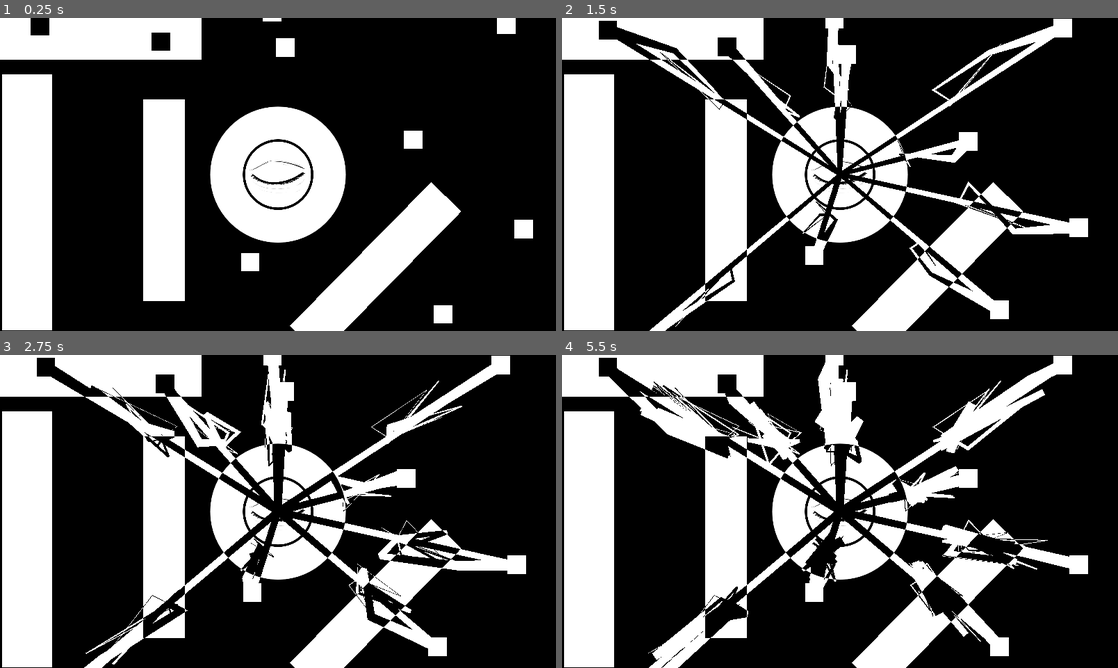
Above: before the commit, frames 1-4 (two rows, left to right).
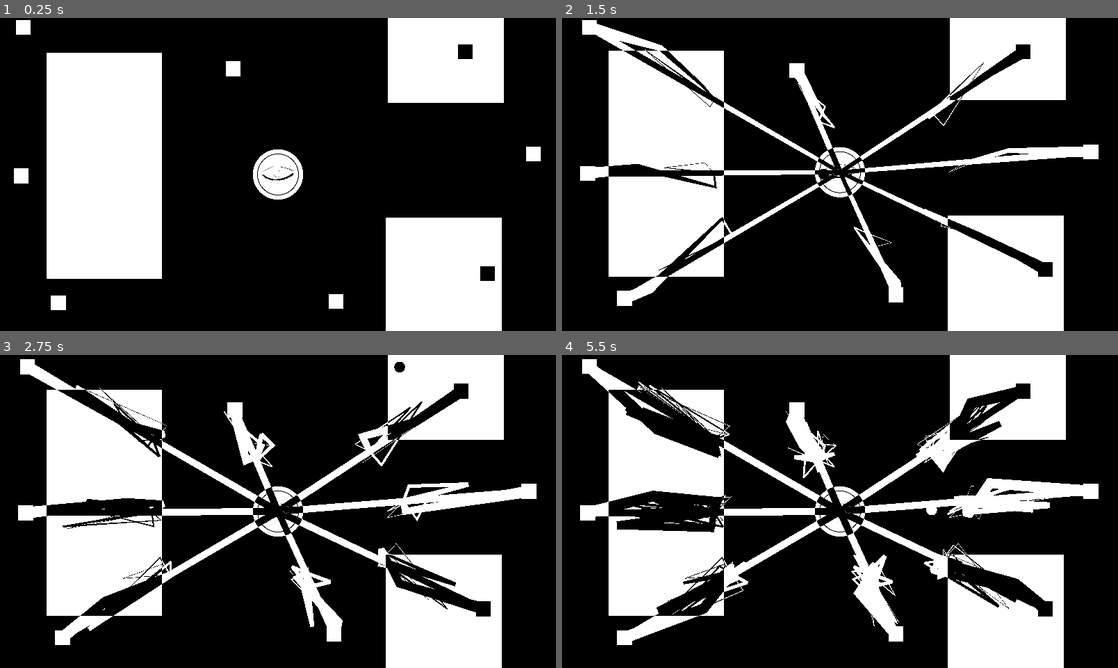
Above: after the commit, the same moments.

Repository: EakyRtk/Hypnopompic-Observer
Game: Godot game, scene res://game_manager.tscn
The game is run twice, just before and just after one commit, with the same random seed, the same clock (stepped at 60 frames per second) and the same inputs. Before the commit the project starts from res://test/test.tscn.
Inputs (mouse positions are in pixels of both pictures, inside the frame that each line leads up to):
- Up to frame 1 (0.25 s): no input
- Up to frame 2 (1.5 s): tap Enter (ui_accept) at 0.5, 1.35 s; move the mouse to (962, 158) at 0.52 s; hold Enter (ui_accept) 0.53-1.28 s; click (962, 158) at 0.67 s; move the mouse to (728, 190) at 1.27 s; click (728, 190) at 1.42 s
- Up to frame 3 (2.75 s): tap Enter (ui_accept) at 1.52, 1.82 s; move the mouse to (333, 442) at 2.02 s; hold Enter (ui_accept) from 2.03 s (still down); click (333, 442) at 2.17 s
- Up to frame 4 (5.5 s): move the mouse to (812, 574) at 2.77 s; release Enter (ui_accept) at 2.78 s; tap Enter (ui_accept) at 2.85, 3.02, 3.32, 4.35, 4.52, 4.82 s; click (812, 574) at 2.92 s; move the mouse to (1006, 558) at 3.52 s; hold Enter (ui_accept) 3.53-4.28 s; click (1006, 558) at 3.67 s; move the mouse to (673, 464) at 4.27 s; click (673, 464) at 4.42 s; move the mouse to (867, 511) at 5.02 s; hold Enter (ui_accept) from 5.03 s (still down); click (867, 511) at 5.17 s

The runs differ from the first frame. In frame 1, 48% of the frame differs, in the area x 0-98%, y 0-100%; in frame 2, 47%; in frame 3, 49%; in frame 4, 49%, in the area x 0-97%, y 0-100%.

Commit message:
Bullet, Camera Shake, Main Scene

Diff:
--- a/Observer in Hypnopompia/Enemies/First Section Enemies/enemy.gd
+++ b/Observer in Hypnopompia/Enemies/First Section Enemies/enemy.gd
@@ -4,15 +4,15 @@
 
 static var max_evasion := 2
 
+const S_BULLET = preload("res://Enemies/Invert Bullet/color_inverted_bullet.tscn")
+
 @onready var enemy_sprite = $EnemySprite
 @onready var sequence_cooldown = $SequenceCooldown
+@onready var evasion_cooldown = $EvasionCooldown
 @onready var breakline = $breakline
 
-
-@onready var s_bullet = preload("res://Enemies/Invert Bullet/color_inverted_bullet.tscn")
-
 @export var bullet_size := 3
-@export var speed := 90
+@export var speed := 60
 @export var rmove_range := 120
 
 #INFO: If black enemy summons under invert area it will result an invisible enemy.
@@ -23,6 +23,9 @@
 var can_move := true
 var no_sequence := false
 
+var random_move_tween
+var break_happened := false
+
 func _ready():
 
 	if color_type == 1:
@@ -32,6 +35,8 @@
 	_do_sequence()
 
 func _process(delta):
+	if break_happened:
+		breakline.set_point_position(0, center - global_position)
 	_move(delta)
 
 #TODO: enemies will follow same sequence and fire a timer signal to redo it again
@@ -41,34 +46,38 @@
 
 	can_move = false
 	_random_move()
-	#TODO:shoot
 	_shoot()
 	await get_tree().create_timer(randf_range(2, 2.8)).timeout
 	can_move = true
 	await get_tree().create_timer(randf_range(2, 2.8)).timeout
-	#TODO:shoot
 	can_move = false
 	sequence_cooldown.start()
 
 func _move(delta):
-	if not can_move:
+	if not can_move or no_sequence:
 		return
 	position += position.direction_to(center) * delta * speed
 
 func _random_move():
-	var random_move_tween = create_tween()
+	if no_sequence or not can_move:
+		return
+	random_move_tween = create_tween()
 	random_move_tween.tween_property(self, "position",
 	 position + Vector2(randi_range(-rmove_range, rmove_range), randi_range(-rmove_range, rmove_range)), randf_range(0.9, 2.1)).set_trans(Tween.TRANS_QUAD).set_ease(Tween.EASE_IN_OUT)
 
 func _shoot():
 	for i in range(3):
-		var bullet = s_bullet.instantiate()
+		var bullet = S_BULLET.instantiate()
 		bullet.top_level = true
 		bullet.position = position
 		add_child(bullet)
-		await get_tree().create_timer(randf_range(0.2, 0.6)).timeout
+		await get_tree().create_timer(randf_range(1, 1.7)).timeout
+
+
 
 func do_break_effect():
+	if random_move_tween != null:
+		random_move_tween.kill()
 	can_move = false
 	no_sequence = true
 	breakline.add_point(Vector2.ZERO)
@@ -83,12 +92,22 @@
 
 
 func evade():
-	#TODO: implement
-
-	pass
+	if no_sequence:
+		return
+	#print("evade")
+	random_move_tween = create_tween()
+	random_move_tween.tween_property(self, "position",
+	 position + Vector2(randi_range(-rmove_range*1.2, rmove_range*1.2), randi_range(-rmove_range*1.2, rmove_range*1.2)), randf_range(0.5, 1.0)).set_trans(Tween.TRANS_QUAD).set_ease(Tween.EASE_IN_OUT)
+	evasion_cooldown.start()
 
 func hurt():
 	#TODO: add stuff before enemy dies
 	enemy_sprite.hide()
+
 	queue_free()
 	#print("enemy hurt")
+
+
+func _evasion_cooldown():
+	if evasion + 1 < max_evasion:
+		evasion += 1
--- a/Observer in Hypnopompia/Enemies/First Section Enemies/enemy.tscn
+++ b/Observer in Hypnopompia/Enemies/First Section Enemies/enemy.tscn
@@ -1,21 +1,25 @@
-[gd_scene load_steps=6 format=3 uid="uid://c30k3tgjk8k65"]
+[gd_scene load_steps=7 format=3 uid="uid://c30k3tgjk8k65"]
 
 [ext_resource type="Script" path="res://Systems/Hit-Hurt Box/HurtBox.gd" id="1_4ijcw"]
 [ext_resource type="Script" path="res://Enemies/First Section Enemies/enemy.gd" id="1_88fdb"]
 [ext_resource type="Texture2D" uid="uid://dc3i0dgjb4fs4" path="res://Enemies/white_box.png" id="2_13wuu"]
 
 [sub_resource type="RectangleShape2D" id="RectangleShape2D_cokcj"]
-size = Vector2(70, 70)
+size = Vector2(54, 54)
 
 [sub_resource type="Curve" id="Curve_wfn3f"]
 _data = [Vector2(0, 1), 0.0, -13.3104, 0, 0, Vector2(0.484211, 0.549451), -2.81414, -2.81414, 0, 0, Vector2(0.826316, 0.340659), 0.0, 0.0, 0, 0, Vector2(1, 0.153846), -13.0495, 0.0, 0, 0]
 point_count = 4
 
+[sub_resource type="CircleShape2D" id="CircleShape2D_p8tbc"]
+radius = 151.083
+
 [node name="Enemy" type="Node2D" groups=["enemy"]]
 script = ExtResource("1_88fdb")
+bullet_size = 2
 
 [node name="EnemySprite" type="Sprite2D" parent="."]
-scale = Vector2(0.25, 0.25)
+scale = Vector2(0.2, 0.2)
 texture = ExtResource("2_13wuu")
 metadata/_edit_lock_ = true
 
@@ -28,6 +32,7 @@
 debug_color = Color(0.886275, 0.290196, 0.411765, 0.419608)
 
 [node name="EvasionCooldown" type="Timer" parent="."]
+wait_time = 3.0
 one_shot = true
 
 [node name="SequenceCooldown" type="Timer" parent="."]
@@ -38,4 +43,13 @@
 width = 40.0
 width_curve = SubResource("Curve_wfn3f")
 
+[node name="EvasionBox" type="Area2D" parent="."]
+script = ExtResource("1_4ijcw")
+detect_type = 1
+
+[node name="CollisionShape2D" type="CollisionShape2D" parent="EvasionBox"]
+shape = SubResource("CircleShape2D_p8tbc")
+debug_color = Color(0, 0.639216, 0.372549, 0.419608)
+
+[connection signal="timeout" from="EvasionCooldown" to="." method="_evasion_cooldown"]
 [connection signal="timeout" from="SequenceCooldown" to="." method="_do_sequence"]
--- a/Observer in Hypnopompia/Enemies/Invert Bullet/color_inverted_bullet.tscn
+++ b/Observer in Hypnopompia/Enemies/Invert Bullet/color_inverted_bullet.tscn
@@ -11,7 +11,7 @@
 [sub_resource type="CircleShape2D" id="CircleShape2D_ej64g"]
 radius = 13.0
 
-[node name="ColorInvertedBullet" type="Node2D"]
+[node name="ColorInvertedBullet" type="Node2D" groups=["bullet"]]
 script = ExtResource("1_54ai0")
 
 [node name="BulletSprite" type="Sprite2D" parent="."]
--- /dev/null
+++ b/Observer in Hypnopompia/Player/PlayerBullet/player_bullet.gd
@@ -0,0 +1,11 @@
+extends Node2D
+
+var SPEED := 800
+const ACC := 20
+
+var direction : Vector2
+
+func _process(delta):
+	if direction != null:
+		SPEED += ACC
+		position += direction * SPEED * delta
--- /dev/null
+++ b/Observer in Hypnopompia/Player/PlayerBullet/player_bullet.tscn
@@ -0,0 +1,22 @@
+[gd_scene load_steps=5 format=3 uid="uid://h3i12e63gul"]
+
+[ext_resource type="Texture2D" uid="uid://iusgnv16gbp0" path="res://Enemies/white_circle.png" id="1_ol2wb"]
+[ext_resource type="Script" path="res://Player/PlayerBullet/player_bullet.gd" id="1_vg4ak"]
+[ext_resource type="Script" path="res://Systems/Hit-Hurt Box/HitBox.gd" id="2_y8fo7"]
+
+[sub_resource type="CircleShape2D" id="CircleShape2D_he74h"]
+radius = 19.105
+
+[node name="PlayerBullet" type="Node2D"]
+script = ExtResource("1_vg4ak")
+
+[node name="BulletSprite" type="Sprite2D" parent="."]
+scale = Vector2(0.15, 0.15)
+texture = ExtResource("1_ol2wb")
+
+[node name="HitBox" type="Area2D" parent="."]
+script = ExtResource("2_y8fo7")
+type = 1
+
+[node name="CollisionShape2D" type="CollisionShape2D" parent="HitBox"]
+shape = SubResource("CircleShape2D_he74h")
--- /dev/null
+++ b/Observer in Hypnopompia/Player/eyebump.gd
@@ -0,0 +1,23 @@
+extends CharacterBody2D
+
+
+const SPEED = 300.0
+const JUMP_VELOCITY = -400.0
+
+# Get the gravity from the project settings to be synced with RigidBody nodes.
+var gravity = ProjectSettings.get_setting("physics/2d/default_gravity")
+
+
+func _physics_process(delta):
+
+
+	# Get the input direction and handle the movement/deceleration.
+	# As good practice, you should replace UI actions with custom gameplay actions.
+	var direction = global_position.direction_to(get_global_mouse_position())
+	#if direction:
+		#velocity.x = direction * SPEED
+	#else:
+		#velocity.x = move_toward(velocity.x, 0, SPEED)
+	#if global_position.distance_to(get_global_mouse_position()) > 0:
+	velocity = direction * 200
+	move_and_slide()
--- a/Observer in Hypnopompia/Player/player.gd
+++ b/Observer in Hypnopompia/Player/player.gd
@@ -1,7 +1,40 @@
 extends Node2D
 
+signal shake_camera
 
-func _unhandled_input(event):
+const PLAYER_BULLET = preload("res://Player/PlayerBullet/player_bullet.tscn")
+
+enum sequence_at {first, second, final}
+@export var player_sequence : sequence_at = sequence_at.first
+@export var camera : Camera2D
+
+func _ready():
+	shake_camera.connect(camera.apply_shake)
+
+func _input(event):
+	#TODO: change it happen only after the second stage
 	if event.is_action_pressed("ui_accept"):
+		emit_signal("shake_camera")
 		for enemy in get_tree().get_nodes_in_group("enemy"):
 			enemy.do_break_effect()
+	if event is InputEventMouseButton:
+		if event.button_index == MOUSE_BUTTON_LEFT:
+			if event.pressed:
+				var n_bullet = PLAYER_BULLET.instantiate()
+				n_bullet.top_level = true
+				n_bullet.global_position = global_position
+				n_bullet.direction = global_position.direction_to(get_global_mouse_position())
+				add_child(n_bullet)
+#will only work in second part
+func _movement():
+	if not player_sequence == sequence_at.second:
+		return
+
+
+	#TODO: add 4 way movement code
+	pass
+
+func hurt():
+	print("player hurt")
+	#TODO: implement whats gonna happen in s_1 and s_2
+	pass
--- /dev/null
+++ b/Observer in Hypnopompia/Player/player.tscn
@@ -0,0 +1,74 @@
+[gd_scene load_steps=11 format=3 uid="uid://7jmsa1bknulo"]
+
+[ext_resource type="Script" path="res://Player/player.gd" id="1_cswf0"]
+[ext_resource type="Texture2D" uid="uid://ccay83kb64imt" path="res://Player/eye_b.png" id="1_pysw4"]
+[ext_resource type="Texture2D" uid="uid://cjhrwj0nenl4" path="res://Player/white_player_circle.png" id="2_rabm3"]
+[ext_resource type="Texture2D" uid="uid://dwrpct484l1bj" path="res://Player/eye_bump.png" id="4_0j7uv"]
+[ext_resource type="Script" path="res://Systems/Hit-Hurt Box/HurtBox.gd" id="4_3fu4w"]
+[ext_resource type="Script" path="res://Player/eyebump.gd" id="4_o3t1x"]
+[ext_resource type="Script" path="res://Systems/Hit-Hurt Box/HitBox.gd" id="5_p6nb0"]
+
+[sub_resource type="CircleShape2D" id="CircleShape2D_nss4w"]
+radius = 12.6491
+
+[sub_resource type="CircleShape2D" id="CircleShape2D_h46ub"]
+radius = 71.0634
+
+[sub_resource type="CircleShape2D" id="CircleShape2D_glf8m"]
+radius = 65.521
+
+[node name="Player" type="Node2D"]
+script = ExtResource("1_cswf0")
+
+[node name="FirstSequence" type="Node2D" parent="."]
+
+[node name="EyeB" type="Sprite2D" parent="FirstSequence"]
+scale = Vector2(0.3, 0.3)
+texture = ExtResource("1_pysw4")
+
+[node name="eyewall" type="StaticBody2D" parent="FirstSequence"]
+
+[node name="CollisionPolygon2D" type="CollisionPolygon2D" parent="FirstSequence/eyewall"]
+position = Vector2(-2, -7)
+scale = Vector2(0.68, 0.68)
+build_mode = 1
+polygon = PackedVector2Array(-85, 1, -67, 24, -22, 42, 27, 36, 65, 22, 91, 6, 89, -8, 33, -27, -14, -33, -14, -28, 42, -20, 80.8824, -7.35294, 79.4118, 0, 77.9412, 2.94118, 58.8236, 16.1765, 26.4706, 29.4118, -17.6471, 33.8235, -41.1765, 27.9412, -60.2942, 19.1177, -81, 2, -14, -28, -15, -33)
+
+[node name="SecondSequence" type="Node2D" parent="."]
+visible = false
+
+[node name="General" type="Node2D" parent="."]
+
+[node name="eye" type="CharacterBody2D" parent="General"]
+position = Vector2(-4, -5)
+motion_mode = 1
+script = ExtResource("4_o3t1x")
+
+[node name="CollisionShape2D" type="CollisionShape2D" parent="General/eye"]
+shape = SubResource("CircleShape2D_nss4w")
+
+[node name="eyebumpsprite" type="Sprite2D" parent="General/eye"]
+self_modulate = Color(0.552941, 0.552941, 0.552941, 1)
+position = Vector2(-1, 0)
+scale = Vector2(0.42, 0.42)
+texture = ExtResource("4_0j7uv")
+
+[node name="WhiteRing" type="Sprite2D" parent="General"]
+scale = Vector2(0.3, 0.3)
+texture = ExtResource("2_rabm3")
+
+[node name="HurtBox" type="Area2D" parent="."]
+visible = false
+script = ExtResource("4_3fu4w")
+hurt_from = 0
+
+[node name="CollisionShape2D" type="CollisionShape2D" parent="HurtBox"]
+shape = SubResource("CircleShape2D_h46ub")
+
+[node name="HitBox" type="Area2D" parent="."]
+visible = false
+script = ExtResource("5_p6nb0")
+type = 1
+
+[node name="CollisionShape2D" type="CollisionShape2D" parent="HitBox"]
+shape = SubResource("CircleShape2D_glf8m")
--- a/Observer in Hypnopompia/Systems/Hit-Hurt Box/HurtBox.gd
+++ b/Observer in Hypnopompia/Systems/Hit-Hurt Box/HurtBox.gd
@@ -16,7 +16,7 @@
 	parent = get_parent()
 
 func _hurt(area: HitBox):
-	if detect_type == DetectType.TypEvade and parent.has_method("evade"):
+	if detect_type == DetectType.TypEvade and parent.has_method("evade") and area.type == hurt_from:
 		parent.evade()
 		return
 
--- /dev/null
+++ b/Observer in Hypnopompia/Systems/camera.gd
@@ -0,0 +1,20 @@
+extends Camera2D
+
+@export var rStrength := 20.0
+@export var shakeFade := 5.0
+
+var rng = RandomNumberGenerator.new()
+
+var shake_strength := 0.0
+
+func _process(delta):
+	if shake_strength > 0:
+		shake_strength = lerpf(shake_strength, 0, shakeFade * delta)
+
+		offset = randomOffset()
+
+func apply_shake() -> void:
+	shake_strength = rStrength
+
+func randomOffset() -> Vector2:
+	return Vector2(rng.randf_range(-shake_strength, shake_strength), rng.randf_range(-shake_strength, shake_strength))
--- /dev/null
+++ b/Observer in Hypnopompia/Systems/summoner.gd
@@ -0,0 +1,8 @@
+extends Node2D
+
+const COLOR_INVERTED_BULLET = preload("res://Enemies/Invert Bullet/color_inverted_bullet.tscn")
+const ENEMY = preload("res://Enemies/First Section Enemies/enemy.tscn")
+
+@export var inverted_layer : Node2D
+@export var default_layer : Node2D
+@export var second_sequence_layer : Node2D
--- /dev/null
+++ b/Observer in Hypnopompia/game_manager.tscn
@@ -0,0 +1,100 @@
+[gd_scene load_steps=8 format=3 uid="uid://b1dmmacoex5dq"]
+
+[ext_resource type="Shader" path="res://Systems/inverter.gdshader" id="1_0kmah"]
+[ext_resource type="PackedScene" uid="uid://7jmsa1bknulo" path="res://Player/player.tscn" id="1_qc7xa"]
+[ext_resource type="Texture2D" uid="uid://dyvjemeuxnl5o" path="res://First Section/big_white_circle.png" id="2_higsa"]
+[ext_resource type="PackedScene" uid="uid://c30k3tgjk8k65" path="res://Enemies/First Section Enemies/enemy.tscn" id="2_kjtxs"]
+[ext_resource type="Script" path="res://Systems/camera.gd" id="4_3rcpt"]
+
+[sub_resource type="ShaderMaterial" id="ShaderMaterial_jeaky"]
+shader = ExtResource("1_0kmah")
+
+[sub_resource type="ShaderMaterial" id="ShaderMaterial_o4xjm"]
+shader = ExtResource("1_0kmah")
+
+[node name="GameManager" type="Node2D"]
+metadata/_edit_lock_ = true
+
+[node name="FirstSequence" type="Node2D" parent="."]
+metadata/_edit_lock_ = true
+
+[node name="InvertedEnemies" type="Node2D" parent="FirstSequence"]
+metadata/_edit_lock_ = true
+
+[node name="Enemy" parent="FirstSequence/InvertedEnemies" instance=ExtResource("2_kjtxs")]
+position = Vector2(68, 25)
+
+[node name="Enemy2" parent="FirstSequence/InvertedEnemies" instance=ExtResource("2_kjtxs")]
+position = Vector2(799, 161)
+
+[node name="Enemy3" parent="FirstSequence/InvertedEnemies" instance=ExtResource("2_kjtxs")]
+position = Vector2(1619, 108)
+
+[node name="Enemy4" parent="FirstSequence/InvertedEnemies" instance=ExtResource("2_kjtxs")]
+position = Vector2(1857, 468)
+
+[node name="Enemy5" parent="FirstSequence/InvertedEnemies" instance=ExtResource("2_kjtxs")]
+position = Vector2(1166, 991)
+
+[node name="Enemy6" parent="FirstSequence/InvertedEnemies" instance=ExtResource("2_kjtxs")]
+position = Vector2(189, 991)
+
+[node name="Enemy7" parent="FirstSequence/InvertedEnemies" instance=ExtResource("2_kjtxs")]
+position = Vector2(58, 545)
+
+[node name="Enemy14" parent="FirstSequence/InvertedEnemies" instance=ExtResource("2_kjtxs")]
+position = Vector2(1697, 889)
+
+[node name="Inverters" type="Node2D" parent="FirstSequence"]
+z_index = 2
+metadata/_edit_lock_ = true
+metadata/_edit_group_ = true
+
+[node name="BigWhiteCircle" type="Sprite2D" parent="FirstSequence/Inverters"]
+material = SubResource("ShaderMaterial_jeaky")
+position = Vector2(960, 540)
+scale = Vector2(0.18, 0.18)
+texture = ExtResource("2_higsa")
+
+[node name="ColorRect" type="ColorRect" parent="FirstSequence/Inverters"]
+material = SubResource("ShaderMaterial_o4xjm")
+offset_left = 160.0
+offset_top = 120.0
+offset_right = 560.0
+offset_bottom = 900.0
+
+[node name="ColorRect2" type="ColorRect" parent="FirstSequence/Inverters"]
+material = SubResource("ShaderMaterial_o4xjm")
+offset_left = 1332.0
+offset_top = 689.0
+offset_right = 1732.0
+offset_bottom = 1469.0
+
+[node name="ColorRect3" type="ColorRect" parent="FirstSequence/Inverters"]
+material = SubResource("ShaderMaterial_o4xjm")
+offset_left = 1340.0
+offset_top = -488.0
+offset_right = 1740.0
+offset_bottom = 292.0
+
+[node name="DefaultEnemies" type="Node2D" parent="FirstSequence"]
+metadata/_edit_lock_ = true
+
+[node name="SecondSequence" type="Node2D" parent="."]
+metadata/_edit_lock_ = true
+
+[node name="Outside" type="Node2D" parent="."]
+metadata/_edit_lock_ = true
+metadata/_edit_group_ = true
+
+[node name="Player" parent="Outside" node_paths=PackedStringArray("camera") instance=ExtResource("1_qc7xa")]
+position = Vector2(960, 540)
+camera = NodePath("../Camera2D")
+
+[node name="Camera2D" type="Camera2D" parent="Outside"]
+position = Vector2(960, 540)
+script = ExtResource("4_3rcpt")
+rStrength = 35.0
+shakeFade = 10.0
+
+[node name="CanvasModulate" type="CanvasModulate" parent="."]
--- a/Observer in Hypnopompia/project.godot
+++ b/Observer in Hypnopompia/project.godot
@@ -13,7 +13,7 @@
 config/name="Observer in Hypnopompia"
 config/description="This game is made by EakyRtk for Acerola Jam 0. "
 config/version="0.1.0"
-run/main_scene="res://test/test.tscn"
+run/main_scene="res://game_manager.tscn"
 config/features=PackedStringArray("4.2", "Mobile")
 boot_splash/bg_color=Color(0, 0, 0, 1)
 config/icon="res://icon.png"
@@ -25,6 +25,8 @@
 window/size/window_width_override=960
 window/size/window_height_override=540
 window/stretch/mode="canvas_items"
+mouse_cursor/custom_image="res://Systems/temp_mouse.png"
+mouse_cursor/tooltip_position_offset=Vector2(10, 0)
 
 [rendering]
 
--- a/Observer in Hypnopompia/test/test.tscn
+++ b/Observer in Hypnopompia/test/test.tscn
@@ -1,14 +1,12 @@
-[gd_scene load_steps=21 format=3 uid="uid://hylnr25f8v8n"]
+[gd_scene load_steps=19 format=3 uid="uid://hylnr25f8v8n"]
 
 [ext_resource type="Shader" path="res://Systems/inverter.gdshader" id="2_stj0m"]
-[ext_resource type="Texture2D" uid="uid://ccay83kb64imt" path="res://Player/eye_b.png" id="2_ye4ly"]
-[ext_resource type="Script" path="res://Player/player.gd" id="3_3uvl8"]
 [ext_resource type="Texture2D" uid="uid://cetyw1tfdoh2e" path="res://test/test_bakcground.png" id="3_071tn"]
 [ext_resource type="PackedScene" uid="uid://c30k3tgjk8k65" path="res://Enemies/First Section Enemies/enemy.tscn" id="4_300yu"]
 [ext_resource type="Texture2D" uid="uid://iusgnv16gbp0" path="res://Enemies/white_circle.png" id="5_nxpov"]
 [ext_resource type="Script" path="res://Systems/Hit-Hurt Box/HitBox.gd" id="5_rdoud"]
 [ext_resource type="Texture2D" uid="uid://boywpbjyypfgv" path="res://Player/white_circle2.png" id="7_4qmn8"]
-[ext_resource type="Texture2D" uid="uid://lnlagwxo0uny" path="res://Player/black_ring.png" id="8_dn62w"]
+[ext_resource type="PackedScene" uid="uid://7jmsa1bknulo" path="res://Player/player.tscn" id="8_qnbkq"]
 
 [sub_resource type="Gradient" id="Gradient_p41bo"]
 offsets = PackedFloat32Array(0)
@@ -64,7 +62,7 @@
 position = Vector2(939, -42)
 
 [node name="Enemy12" parent="InvertedObjects" instance=ExtResource("4_300yu")]
-position = Vector2(987, 80)
+position = Vector2(250, 480)
 
 [node name="Enemy13" parent="InvertedObjects" instance=ExtResource("4_300yu")]
 position = Vector2(1448, 414)
@@ -83,14 +81,6 @@
 
 [node name="Enemy18" parent="InvertedObjects" instance=ExtResource("4_300yu")]
 position = Vector2(167, 1206)
-
-[node name="Node2D" type="Node2D" parent="."]
-script = ExtResource("3_3uvl8")
-
-[node name="EyeTest" type="Sprite2D" parent="Node2D"]
-position = Vector2(960, 540)
-scale = Vector2(0.5, 0.5)
-texture = ExtResource("2_ye4ly")
 
 [node name="testbox-invert" type="Sprite2D" parent="."]
 visible = false
@@ -116,8 +106,12 @@
 position = Vector2(-9, 14)
 texture = ExtResource("5_nxpov")
 
+[node name="Player" parent="." instance=ExtResource("8_qnbkq")]
+position = Vector2(960, 541)
+
 [node name="InverterStuff" type="Node2D" parent="."]
 z_index = 1
+metadata/_edit_lock_ = true
 
 [node name="ColorRect" type="ColorRect" parent="InverterStuff"]
 visible = false
@@ -128,8 +122,10 @@
 
 [node name="ColorRect2" type="ColorRect" parent="InverterStuff"]
 material = SubResource("ShaderMaterial_4pe2r")
-offset_right = 696.0
-offset_bottom = 145.0
+offset_left = 23.0
+offset_top = 6.0
+offset_right = 719.0
+offset_bottom = 151.0
 
 [node name="ColorRect5" type="ColorRect" parent="InverterStuff"]
 material = SubResource("ShaderMaterial_4pe2r")
@@ -157,13 +153,8 @@
 [node name="Sprite2D2" type="Sprite2D" parent="InverterStuff"]
 material = SubResource("ShaderMaterial_4jrr4")
 position = Vector2(960, 540)
-scale = Vector2(0.999995, 0.999995)
+scale = Vector2(0.559993, 0.559993)
 texture = ExtResource("7_4qmn8")
-
-[node name="BlackRing" type="Sprite2D" parent="InverterStuff"]
-position = Vector2(960, 540)
-scale = Vector2(0.52, 0.52)
-texture = ExtResource("8_dn62w")
 
 [node name="testbox2-black" type="Sprite2D" parent="."]
 visible = false
Binary file added: Observer in Hypnopompia/First Section/big_white_circle.png
Not shown, added: Observer in Hypnopompia/First Section/big_white_circle.png.import
Binary file added: Observer in Hypnopompia/Player/eye_bump.png
Not shown, added: Observer in Hypnopompia/Player/eye_bump.png.import
Binary file added: Observer in Hypnopompia/Player/white_player_circle.png
Not shown, added: Observer in Hypnopompia/Player/white_player_circle.png.import
Binary file added: Observer in Hypnopompia/Systems/temp_mouse.png
Not shown, added: Observer in Hypnopompia/Systems/temp_mouse.png.import
